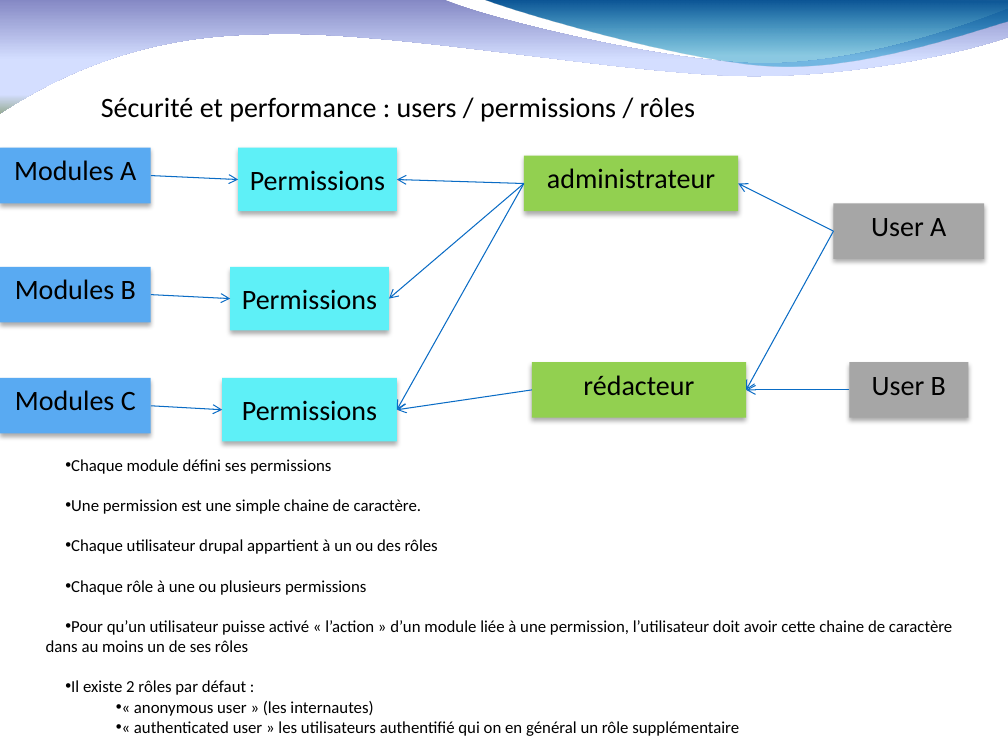
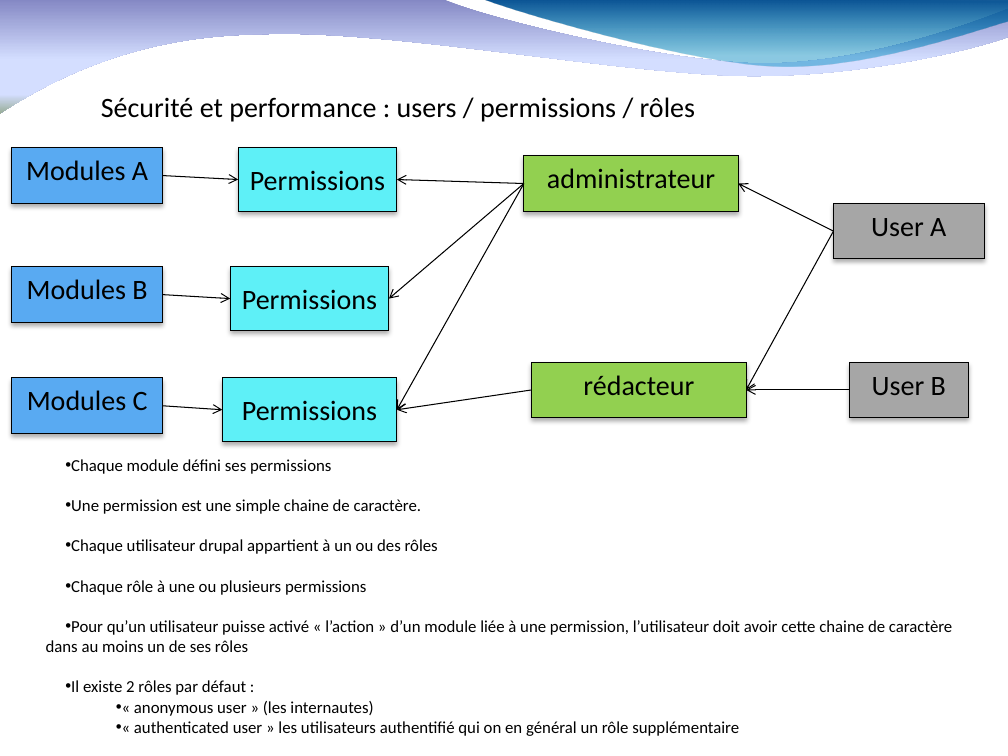
Before and after one commit to fauconv/cours_drupal8, a slide deck: slide 35 of drupal 8 nomades.pptx (slide 27 before the commit). Drawn at 1008x756 pixels with LibreOffice and Linux fonts; fonts in the diff are those of the drawing; background and template pictures are left out. Boxes give left, top, right and bottom in pixels: in the first picture for what was removed or moved away, otherwise in the second. Text is boxed around its words. In the diff, an @@ line names an element or a change of style, - is before the commit and + after.

```diff
--- a/drupal 8 nomades.pptx
+++ b/drupal 8 nomades.pptx
@@ arrow moved from (151, 175) - (238, 179) to (162, 175) - (238, 179) @@
@@ arrow (162, 175) - (238, 179): stroke #0A6DC6 0.75 pt to #000000 0.75 pt @@
@@ arrow (524, 183) - (397, 179): stroke #0A6DC6 0.75 pt to #000000 0.75 pt @@
@@ arrow (524, 183) - (389, 298): stroke #0A6DC6 0.75 pt to #000000 0.75 pt @@
@@ arrow (524, 183) - (397, 409): stroke #0A6DC6 0.75 pt to #000000 0.75 pt @@
@@ arrow (834, 231) - (738, 183): stroke #0A6DC6 0.75 pt to #000000 0.75 pt @@
@@ arrow (834, 231) - (746, 390): stroke #0A6DC6 0.75 pt to #000000 0.75 pt @@
@@ arrow moved from (151, 294) - (230, 298) to (162, 294) - (230, 298) @@
@@ arrow (162, 294) - (230, 298): stroke #0A6DC6 0.75 pt to #000000 0.75 pt @@
@@ outline none to #000000 0.75 pt in 10 elements at box(238, 148, 396, 212), box(230, 267, 388, 331), box(222, 378, 396, 442), box(834, 204, 985, 259), box(850, 362, 969, 417), box(524, 156, 739, 212), box(532, 362, 747, 417), box(12, 148, 163, 204), box(12, 267, 163, 323), box(12, 378, 163, 433) @@
@@ 3 rectangles: place and size @@
-3 rectangles at box(0, 148, 151, 433)
+3 rectangles at box(12, 148, 163, 433)
@@ arrow moved from (151, 406) - (222, 409) to (162, 406) - (222, 409) @@
@@ arrow (162, 406) - (222, 409): stroke #0A6DC6 0.75 pt to #000000 0.75 pt @@
@@ arrow (532, 390) - (397, 409): stroke #0A6DC6 0.75 pt to #000000 0.75 pt @@
@@ arrow (850, 390) - (746, 390): stroke #0A6DC6 0.75 pt to #000000 0.75 pt @@
```
Also in this commit, not shown: 18 other slides changed, 11 slides added, 1 slide removed.
